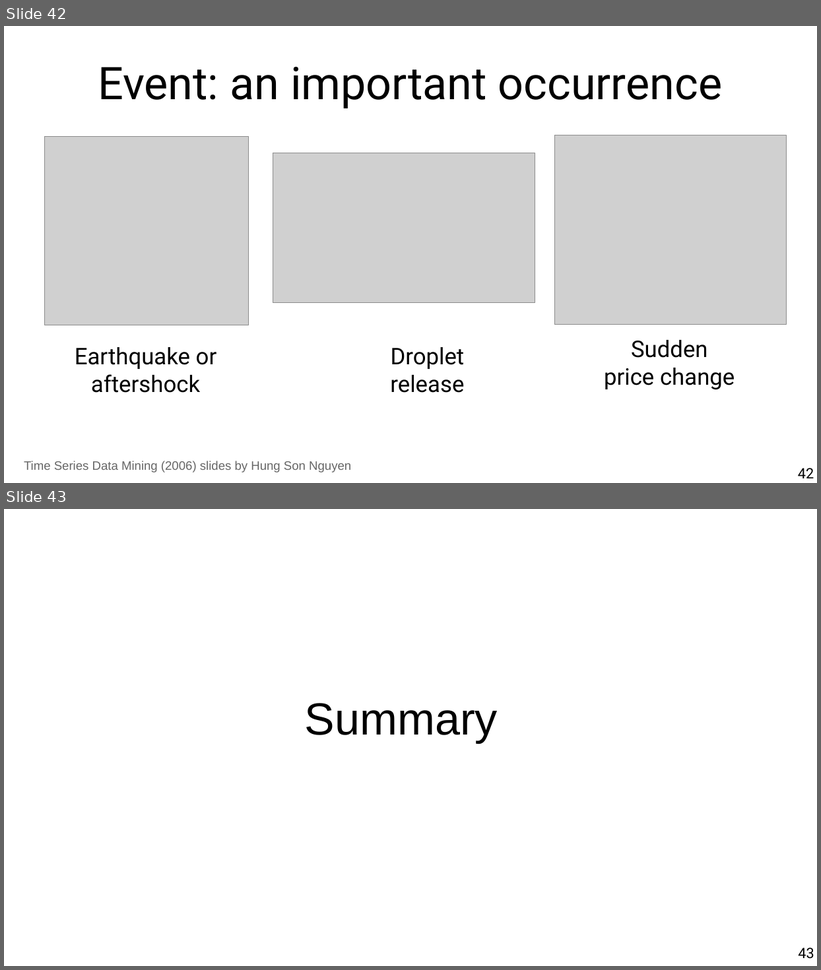
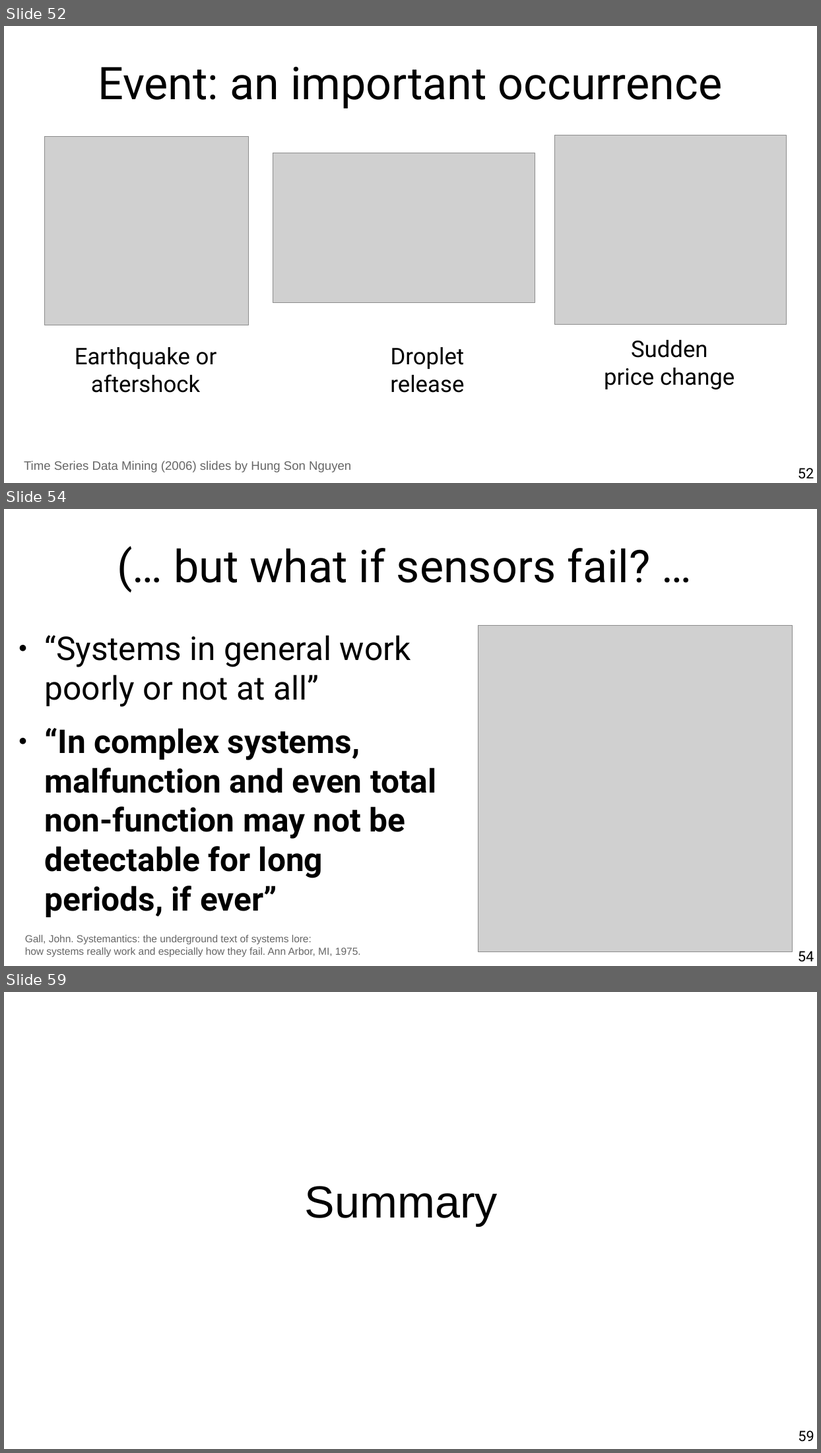
Before and after one commit to chatox/data-mining-course, a slide deck: theory/tt11_time_series.odp. Shown one above the other, each under a label of ours: slides 42 and 43 before the commit, slides 52, 54 and 59 after it; the slides between them are not shown. The pictures are 821x970 and 821x1453 pixels, drawn with LibreOffice and Linux fonts; fonts in the diff are those of the drawing; grey boxes stand for pictures. Boxes give left, top, right and bottom in pixels: in the first picture for what was removed or moved away, otherwise in the second. Text is boxed around its words. In the diff, an @@ line names an element or a change of style, - is before the commit and + after.

```diff
--- a/theory/tt11_time_series.odp
+++ b/theory/tt11_time_series.odp
@@ slide 54 added at <box>4,509,817,966</box>, background #FFFFFF @@
@@ title added at <box>174,548,650,583</box>, 44 pt, text #000000 @@
+(… but what if sensors fail? …
@@ picture added at <box>479,626,793,953</box> @@
@@ text added at <box>45,635,437,918</box>, 32 pt, text #000000, bold @@
+● “Systems in general work poorly or not at all”
+● “In complex systems, malfunction and even total non-function may not be detectable for long periods, if ever”
@@ text added at <box>25,935,361,957</box>, 10 pt, text #666666 @@
+Gall, John. Systemantics: the underground text of systems lore:
+how systems really work and especially how they fail. Ann Arbor, MI, 1975.
@@ page number added at <box>798,951,814,962</box>, 14 pt, text #000000 @@
+54
@@ what was slide 42 is now slide 52 @@
@@ page number at <box>798,468,814,479</box>: text changed @@
-42
+52
@@ what was slide 43 is now slide 59 @@
@@ page number at <box>798,1431,814,1442</box>: text changed @@
-43
+59
```
Also in this commit, not shown: 6 slides changed, 18 other slides added, 3 slides removed.
